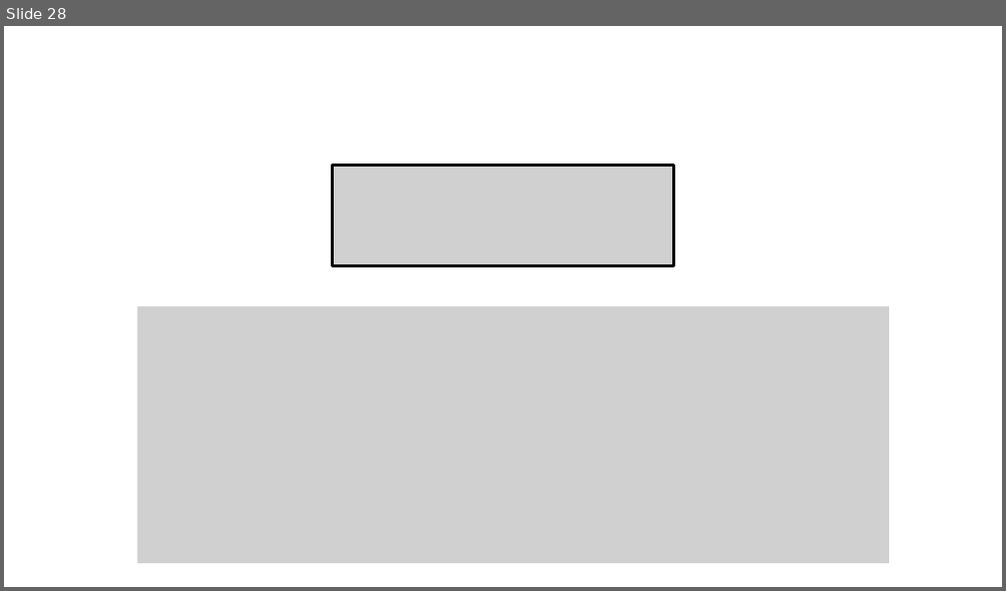
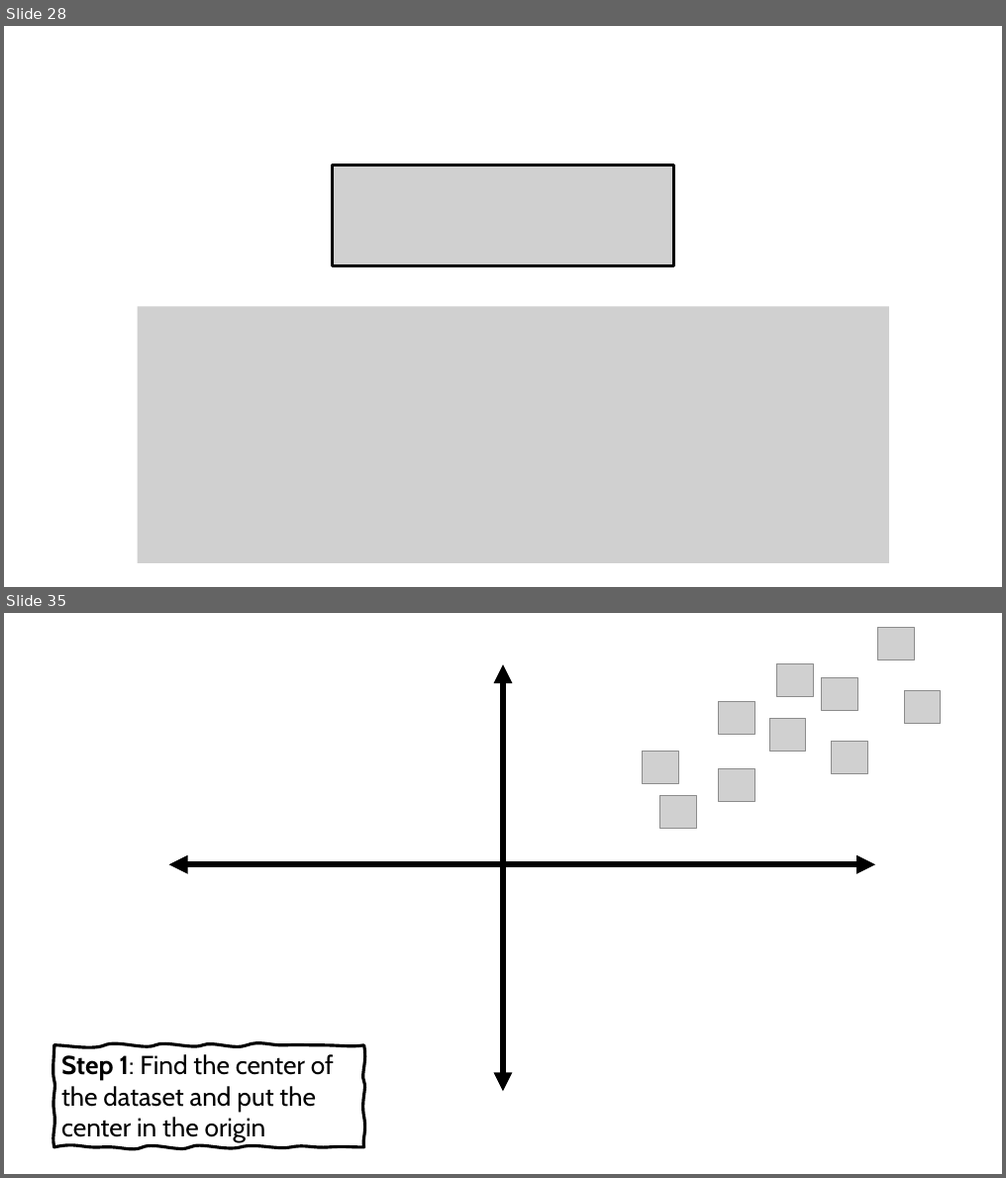
Before and after one commit to robitussin/CCADMACL, a slide deck: 7 - Principal Component Analysis/Principal Component Analysis (Math).pptx. Shown one above the other, each under a label of ours: slide 28 before the commit, slides 28 and 35 after it; the slides between them are not shown. The pictures are 1006x591 and 1006x1178 pixels, drawn with LibreOffice and Linux fonts; fonts in the diff are those of the drawing; grey boxes stand for pictures. Boxes give left, top, right and bottom in pixels: in the first picture for what was removed or moved away, otherwise in the second. Text is boxed around its words. In the diff, an @@ line names an element or a change of style, - is before the commit and + after.

```diff
--- a/7 - Principal Component Analysis/Principal Component Analysis (Math).pptx
+++ b/7 - Principal Component Analysis/Principal Component Analysis (Math).pptx
@@ slide 35 added at (4, 613, 1002, 1174), background #FFFFFF @@
@@ group added at (642, 627, 942, 829): 10 pictures @@
@@ double arrow added from (503, 1091) to (503, 664), #000000 6 pt @@
@@ double arrow added from (168, 864) to (875, 864), #000000 6 pt @@
@@ freeform shape added at (54, 1046, 364, 1148), outline #000000 3 pt, 25 pt, text #000000 @@
+Step 1: Find the center of the dataset and put the center in the origin
```
Also in this commit, not shown: 1 slide changed, 6 other slides added.
